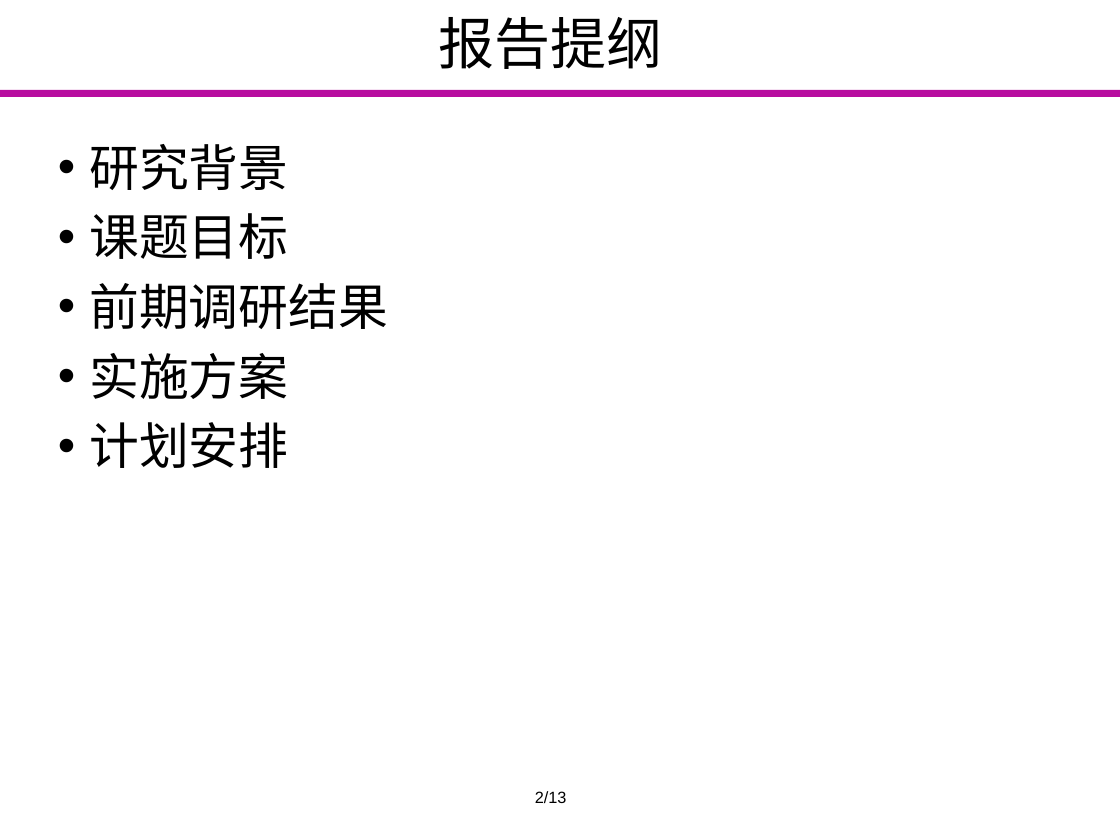
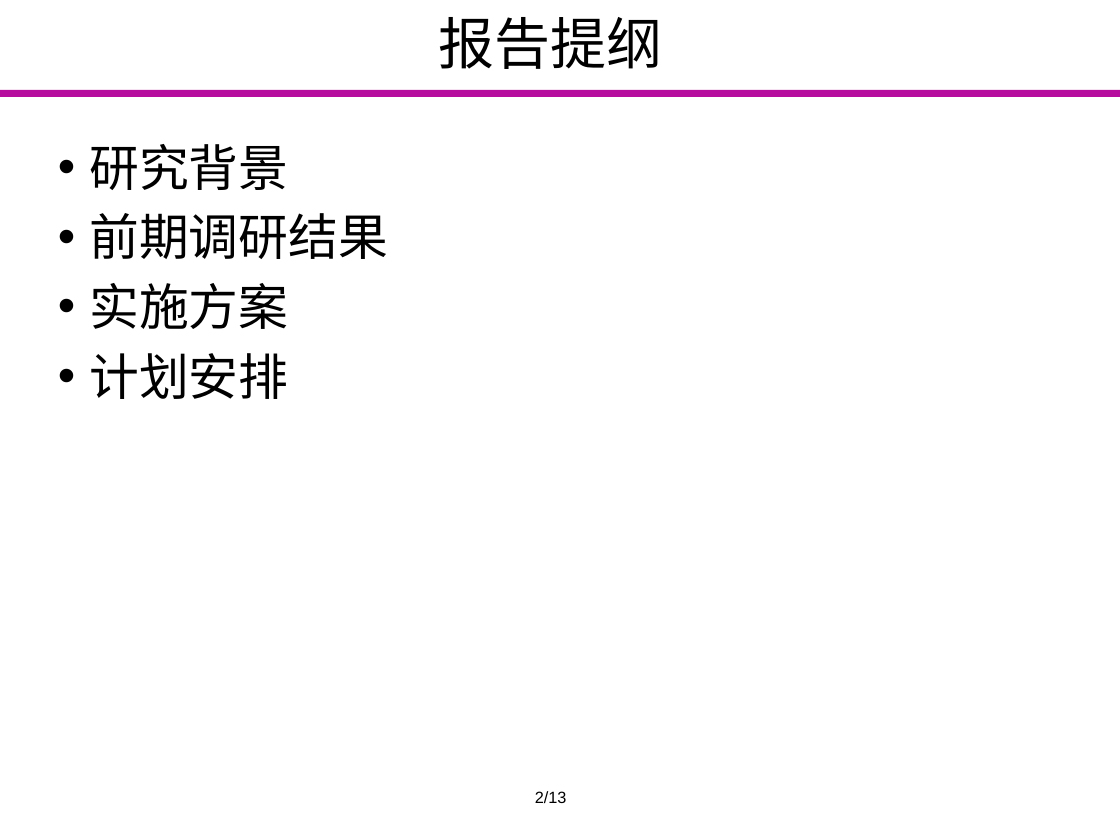
Before and after one commit to Markov2016/kaiti, a slide deck: slide 2 of ppt/yyx_v1.1.pptx. Drawn at 1120x840 pixels with LibreOffice and Linux fonts; fonts in the diff are those of the drawing; background and template pictures are left out. Boxes give left, top, right and bottom in pixels: in the first picture for what was removed or moved away, otherwise in the second. Text is boxed around its words. In the diff, an @@ line names an element or a change of style, - is before the commit and + after.

```diff
--- a/ppt/yyx_v1.1.pptx
+++ b/ppt/yyx_v1.1.pptx
@@ text at [89, 213, 288, 259]: paragraph removed @@
-• 课题目标
```
Also in this commit, not shown: 3 other slides changed, 5 slides added.
